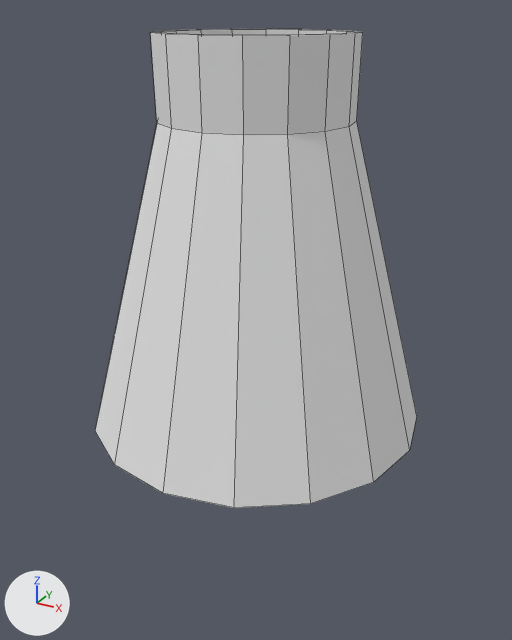
Renders of the Blender file models_src/cooling_tower_50.blend from each side of a commit.
Camera for both pictures: a 50 mm camera at (46.8, -85.2, 57.7) aimed at (0.7, -1.3, 15.7). Every picture has the same lights, and +X, +Y and +Z are marked at lower left. Mesh edges are drawn as thin lines.

Script lines for the objects in view, before the commit:
```python
me_cylinder = bpy.data.meshes.new('Cylinder')
me_cylinder.from_pydata(...)  # 80 vertices, 65 faces; spans x -1.0..1.0, y -1.0..1.0, z -1.0..1.2
me_cylinder.materials.append(mat_cooling_tower_50)  # its picture is missing
ob_cylinder = bpy.data.objects.new('Cylinder', me_cylinder)
ob_cylinder.location = (0.0, 0.0, 25.0)
ob_cylinder.scale = (24.9, 24.9, 24.9)
```
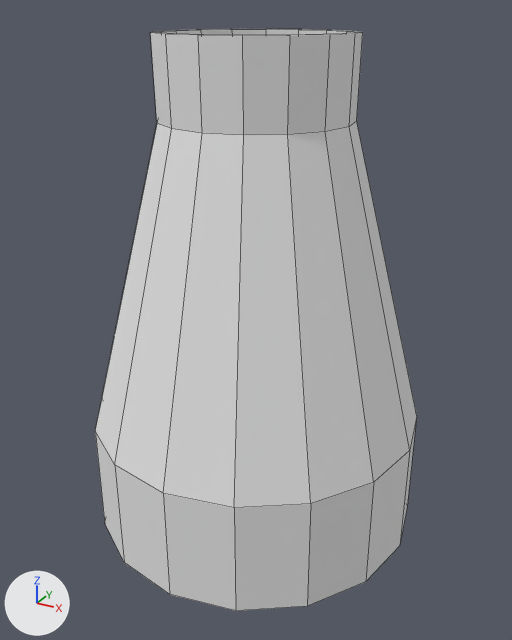
The newer file is also rescaled (x10.0), turned or shifted as a whole; pictures and numbers use the older file's frame.

Boxes (x1, y1, x2, y2) around the edits, measured in the pictures (512 x 640 px):
'Cylinder', reshaped (21% taller): before (95, 29, 417, 508); after (95, 29, 417, 611)
part 1 of me_cylinder, added: after (95, 418, 417, 611)

The change, as a list of edits to the scene's bpy script:
```text
Change me_cylinder:
    used by ob_cylinder; location = (0.0, 0.0, 25.0); scale = (24.9, 24.9, 24.9)
    remove me_cylinder.from_pydata(...)  # 80 vertices, 65 faces; spans x -1.0..1.0, y -1.0..1.0, z -1.0..1.2
    add me_cylinder.from_pydata(...)  # 96 vertices, 81 faces; spans x -1.0..1.0, y -1.0..1.0, z -1.69..1.2
    me_cylinder part 1
    16 new vertices lie (0.0, 0.0, -0.69) away from vertices in x -1.0..1.0, y -1.0..1.0, z -1.0
    16 new faces join them
```
